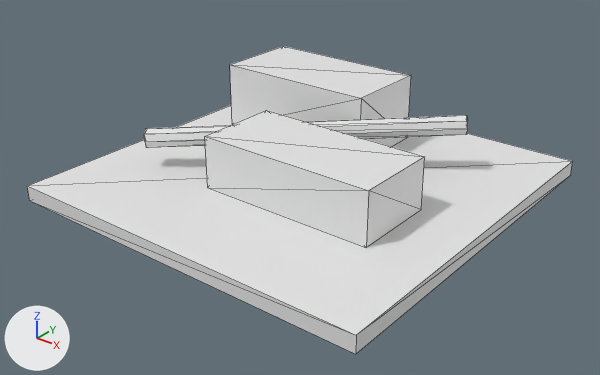
An edit to the glTF model assets/source/buildings/directorate/sources/logistics/logistics_hub/destroyed.gltf, drawn before and after from the same camera.
One viewpoint serves both versions: a 50 mm lens placed at (1.005, -1.349, 0.291), pointed at (0.027, -0.127, -0.467). Every picture has the same lights, and +X, +Y and +Z are marked at lower left. The picture after the commit comes second. Mesh edges are drawn as thin lines. Vertices at exactly the same position are counted once.

Objects in the first picture: 'destroyed'.
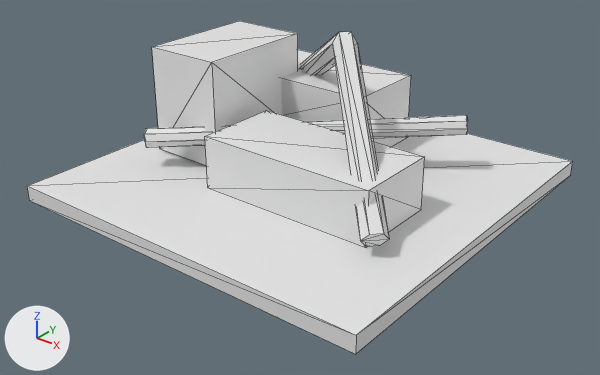
Pixel boxes (x1, y1, x2, y2) of what changed, in the pictures (600 x 375 px):
'destroyed', reshaped (8% taller): before (27, 46, 573, 354); after (27, 21, 573, 354)
part 1 of me_destroyed, added: after (152, 21, 298, 166)
part 2 of me_destroyed, added: after (301, 32, 389, 246)

Diff of the bpy script that builds the scene:
```diff
--- a/assets/source/buildings/directorate/sources/logistics/logistics_hub/destroyed.gltf.py
+++ b/assets/source/buildings/directorate/sources/logistics/logistics_hub/destroyed.gltf.py
@@ me_destroyed @@
 # used by ob_destroyed; location = (0.0, 0.0, 0.0)
-me_destroyed.from_pydata(...)  # 40 vertices, 64 faces; spans x -0.42..0.42, y -0.48..0.355, z -0.5..-0.31
+me_destroyed.from_pydata(...)  # 66 vertices, 108 faces; spans x -0.42..0.42, y -0.48..0.355, z -0.5..-0.157
+# me_destroyed part 1: a new loose piece, a box spanning x -0.34..-0.16, y -0.18..0.1, z -0.46..-0.22
+# me_destroyed part 2: a new loose piece of 18 vertices spanning x -0.346..0.328, y -0.288..0.291, z -0.45..-0.157
```
